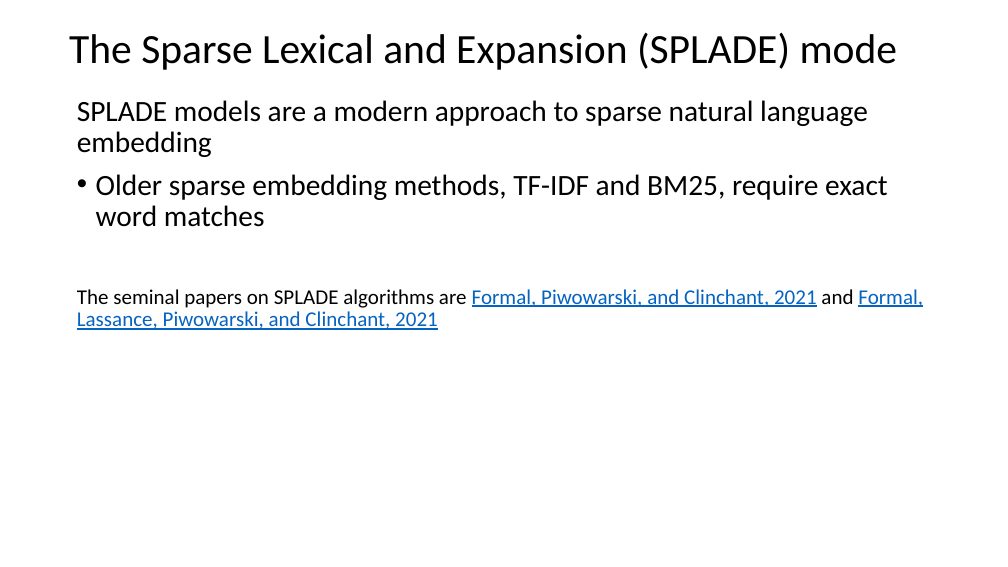
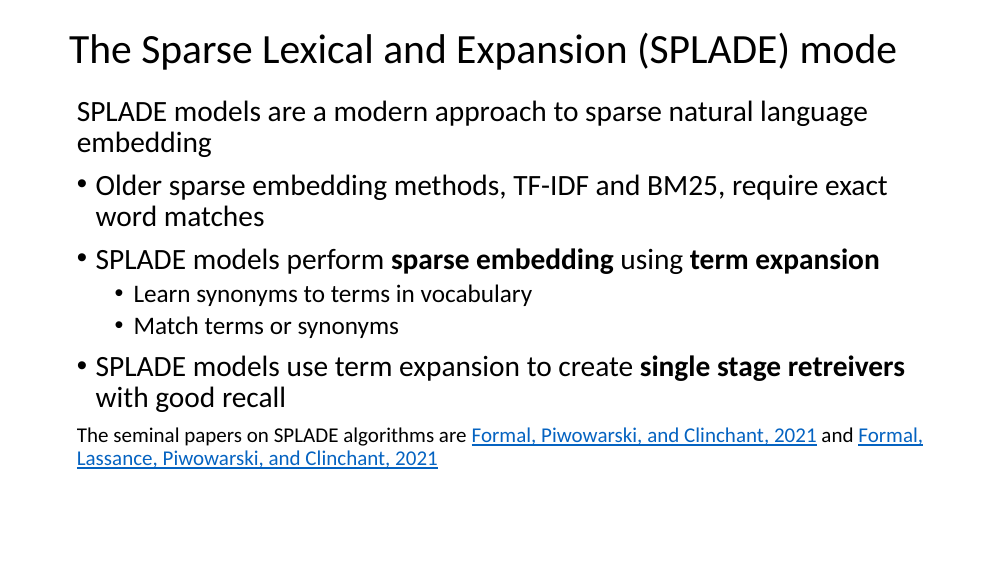
Before and after one commit to harelgabainew/school1, a slide deck: slide 42 of slides/7_DocumentWebSearching.pptx (slide 39 before the commit). Drawn at 1008x567 pixels with LibreOffice and Linux fonts; fonts in the diff are those of the drawing. Boxes give left, top, right and bottom in pixels: in the first picture for what was removed or moved away, otherwise in the second. Text is boxed around its words. In the diff, an @@ line names an element or a change of style, - is before the commit and + after.

```diff
--- a/slides/7_DocumentWebSearching.pptx
+++ b/slides/7_DocumentWebSearching.pptx
@@ text at [96,248,905,412]: paragraphs added @@
+• SPLADE models perform sparse embedding using term expansion
+  • Learn synonyms to terms in vocabulary
+  • Match terms or synonyms
+• SPLADE models use term expansion to create single stage retreivers with good recall
```
Also in this commit, not shown: 15 other slides changed, 6 slides added.
